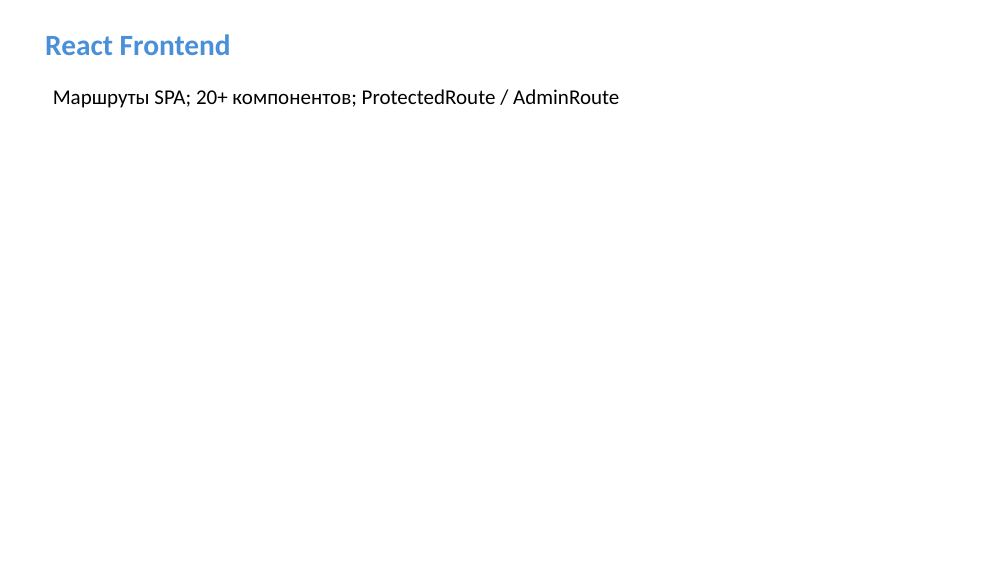
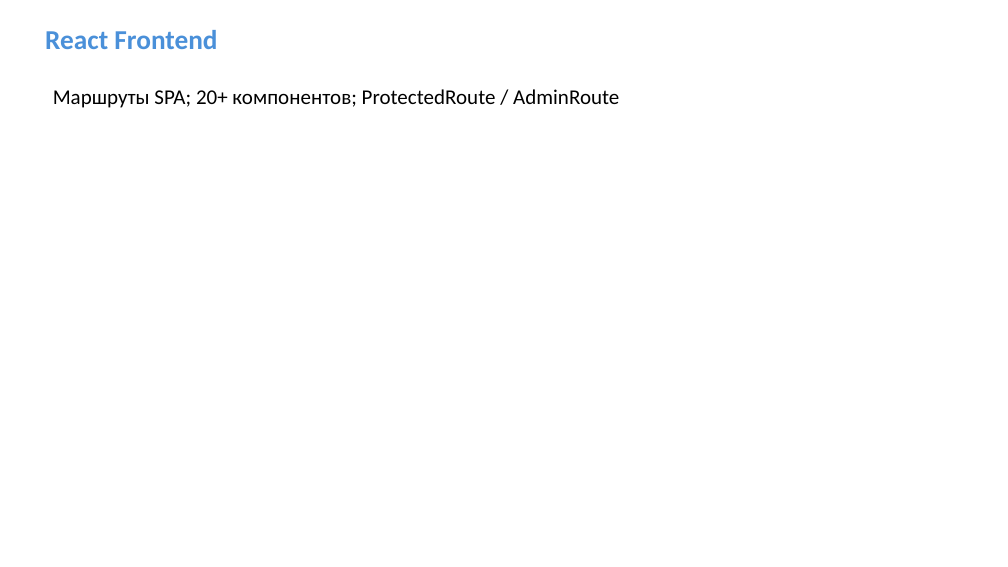
Before and after one commit to Sergei0319/ticktick-diplom, a slide deck: slide 6 of presentation/Презентация_TickTick_диплом.pptx. Drawn at 1008x567 pixels with LibreOffice and Linux fonts; fonts in the diff are those of the drawing. Boxes give left, top, right and bottom in pixels: in the first picture for what was removed or moved away, otherwise in the second. Text is boxed around its words. In the diff, an @@ line names an element or a change of style, - is before the commit and + after.

```diff
--- a/presentation/Презентация_TickTick_диплом.pptx
+++ b/presentation/Презентация_TickTick_диплом.pptx
@@ text "React Frontend" at (45, 30, 217, 49): size 28 to 26 pt @@
```
Also in this commit, not shown: 7 other slides changed.
